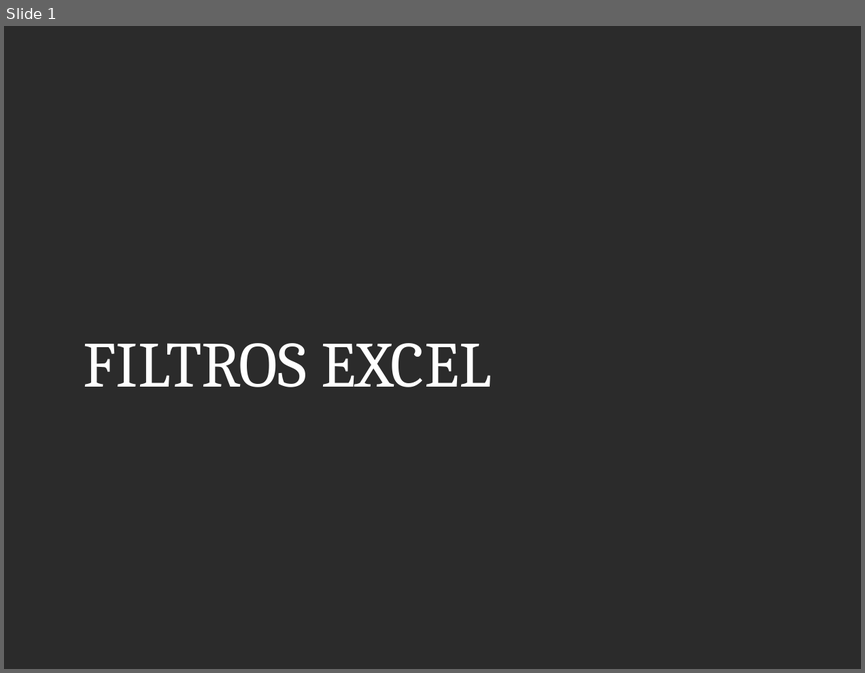
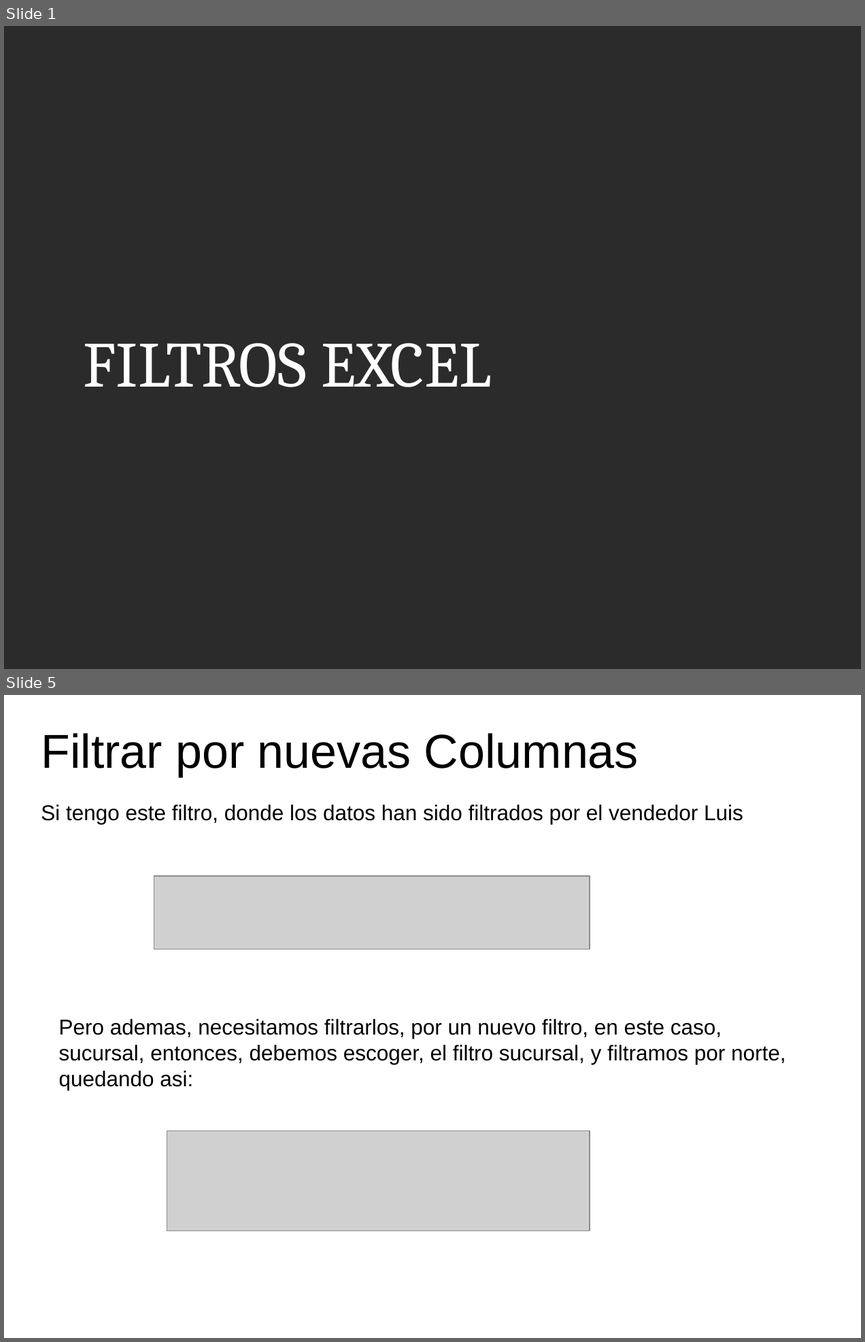
Before and after one commit to kleberloayzacastro/universidad, a slide deck: 2015-2016/clases/informatica_aplicada/clase_9/clase_9.pptx. Shown one above the other, each under a label of ours: slide 1 before the commit, slides 1 and 5 after it; the slides between them are not shown. The pictures are 865x673 and 865x1342 pixels, drawn with LibreOffice and Linux fonts; fonts in the diff are those of the drawing; grey boxes stand for pictures; background and template pictures are left out; a plain dark background stands for a picture behind light text. Boxes give left, top, right and bottom in pixels: in the first picture for what was removed or moved away, otherwise in the second. Text is boxed around its words. In the diff, an @@ line names an element or a change of style, - is before the commit and + after.

```diff
--- a/2015-2016/clases/informatica_aplicada/clase_9/clase_9.pptx
+++ b/2015-2016/clases/informatica_aplicada/clase_9/clase_9.pptx
@@ slide 5 added at (4,695,861,1338), background picture (left out) @@
@@ text added at (41,733,638,777), 40 pt, text #000000 @@
+Filtrar por nuevas Columnas
@@ text added at (41,804,743,824), 18 pt, text #000000 @@
+Si tengo este filtro, donde los datos han sido filtrados por el vendedor Luis
@@ picture added at (154,876,589,949) @@
@@ text added at (59,1019,785,1090), 18 pt, text #000000 @@
+Pero ademas, necesitamos filtrarlos, por un nuevo filtro, en este caso, sucursal, entonces, debemos escoger, el filtro sucursal, y filtramos por norte, quedando asi:
@@ picture added at (167,1130,590,1231) @@
```
Also in this commit, not shown: 11 other slides added, 50 other files.
